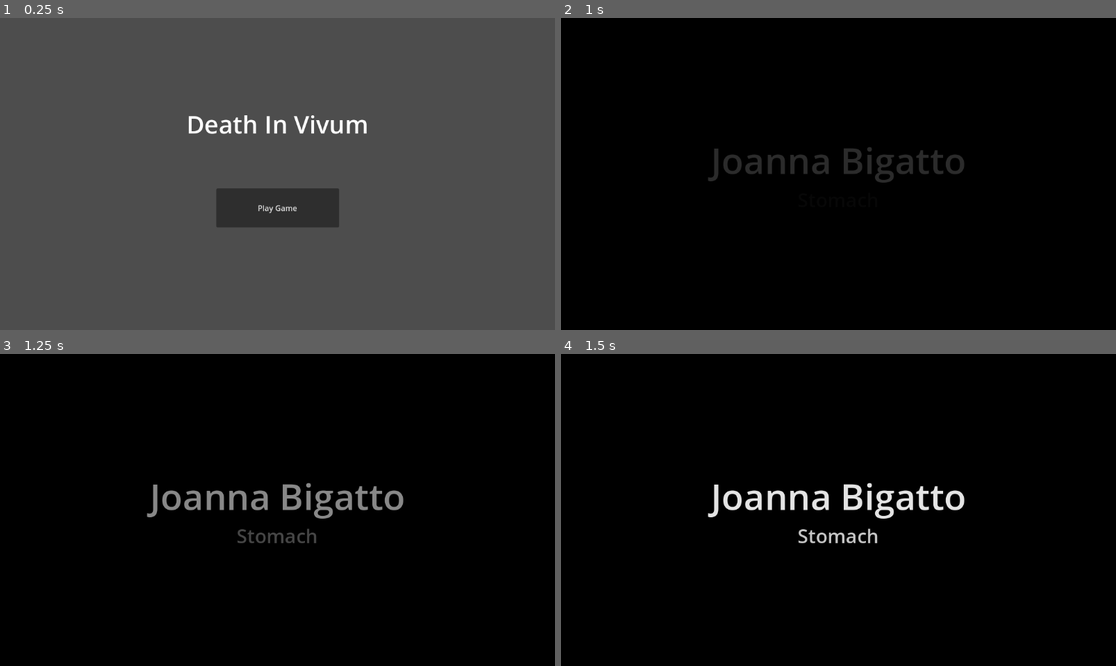
Above: before the commit, frames 1-4 (two rows, left to right).
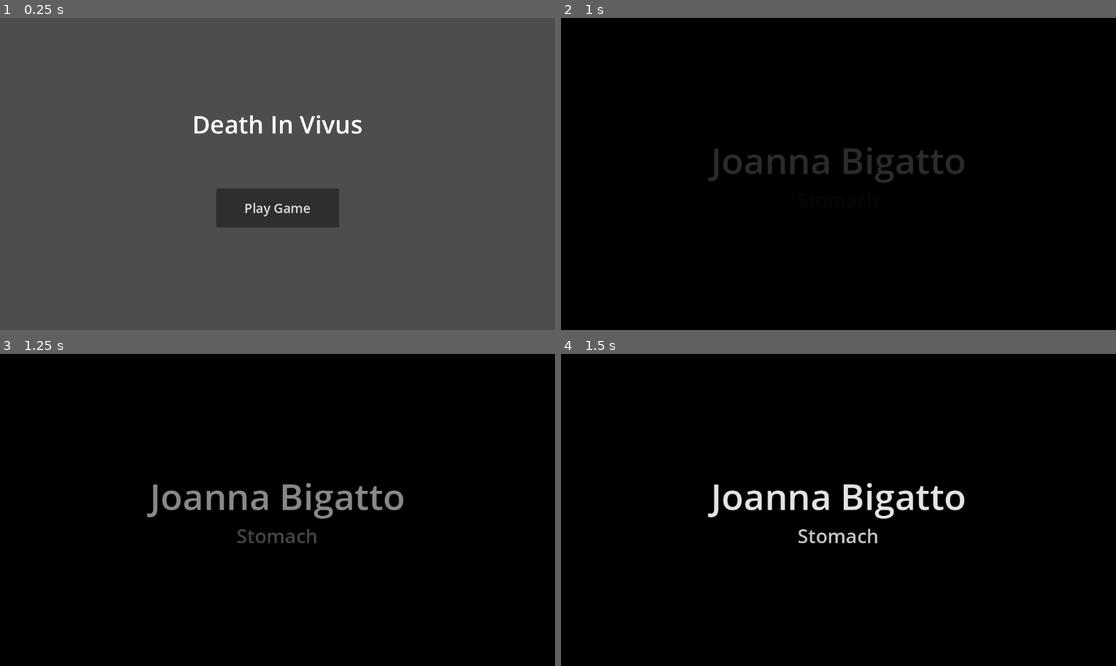
Above: after the commit, the same moments.

Repository: bgalerani94/godot-wild-jam-83
Game: Godot game, scene res://UI/Scenes/main_menu.tscn
Same seed, same stepped clock (60 frames per second), same inputs: the game is played once before the commit and once after it.
Inputs (mouse positions are in pixels of both pictures, inside the frame that each line leads up to):
- Up to frame 1 (0.25 s): no input
- Up to frame 2 (1 s): click "Play Game" at 0.5 s
- Up to frame 3 (1.25 s): no input
- Up to frame 4 (1.5 s): tap Enter (ui_accept) at 1.25 s; move the mouse to (960, 494) at 1.27 s; press the mouse at (960, 494) at 1.28 s; hold D (move_right) from 1.28 s (still down)

The runs differ from the first frame. In frame 1, 1.2% of the frame differs, in the area x 33-67%, y 31-64%; in frame 2, nothing differs; in frame 3, nothing differs; in frame 4, nothing differs.

Commit message:
Fixing game name

Diff:
--- /dev/null
+++ b/Player/Scripts/Player.tscn
@@ -0,0 +1,101 @@
+[gd_scene load_steps=15 format=3 uid="uid://clwgqpd7b53yb"]
+
+[ext_resource type="Script" uid="uid://c7iqd5w8axmdj" path="res://Player/Scripts/player_movement.gd" id="1_g2uht"]
+[ext_resource type="Script" path="res://Player/Scripts/player_shoot.gd" id="2_d5g4d"]
+[ext_resource type="PackedScene" uid="uid://bbdnb2eijfh6r" path="res://Bullets/Scenes/bullet.tscn" id="3_58ojk"]
+[ext_resource type="Texture2D" uid="uid://b1bxv1akcxcxj" path="res://Assets/BacteriaIdleSheet.png" id="4_vwjhv"]
+[ext_resource type="PackedScene" uid="uid://bg8ukn42id1uc" path="res://Scenes/organ_damage_component.tscn" id="5_n8krj"]
+[ext_resource type="Script" uid="uid://c1nqew2haiv7y" path="res://Player/Scripts/health_bar.gd" id="6_fg8py"]
+[ext_resource type="PackedScene" uid="uid://bh8wh1fg8pnw5" path="res://Scenes/enemy_spawner.tscn" id="7_ekahu"]
+[ext_resource type="AudioStream" uid="uid://b63368bmndoyt" path="res://Assets/Consume.ogg" id="8_du7fu"]
+[ext_resource type="AudioStream" uid="uid://dtig7hkt4bhql" path="res://Assets/Fire.ogg" id="9_lknnq"]
+[ext_resource type="AudioStream" uid="uid://c4ayjllk2kl7j" path="res://Assets/Player-death.ogg" id="10_mqa8k"]
+
+[sub_resource type="AtlasTexture" id="AtlasTexture_ejah4"]
+atlas = ExtResource("4_vwjhv")
+region = Rect2(0, 0, 32, 32)
+
+[sub_resource type="AtlasTexture" id="AtlasTexture_wyx6f"]
+atlas = ExtResource("4_vwjhv")
+region = Rect2(32, 0, 32, 32)
+
+[sub_resource type="SpriteFrames" id="SpriteFrames_n15od"]
+animations = [{
+"frames": [{
+"duration": 1.0,
+"texture": SubResource("AtlasTexture_ejah4")
+}, {
+"duration": 1.0,
+"texture": SubResource("AtlasTexture_wyx6f")
+}],
+"loop": true,
+"name": &"Idle",
+"speed": 4.0
+}]
+
+[sub_resource type="CapsuleShape2D" id="CapsuleShape2D_7jgbj"]
+radius = 24.0
+height = 84.0
+
+[node name="Player" type="CharacterBody2D" groups=["Player"]]
+collision_mask = 2
+script = ExtResource("1_g2uht")
+speed = 250.0
+
+[node name="Shoot" type="Marker2D" parent="."]
+position = Vector2(66, 0)
+script = ExtResource("2_d5g4d")
+bulletScn = ExtResource("3_58ojk")
+
+[node name="AnimatedSprite2D" type="AnimatedSprite2D" parent="."]
+texture_filter = 1
+rotation = 1.5708
+scale = Vector2(4.06682, 4.06682)
+sprite_frames = SubResource("SpriteFrames_n15od")
+animation = &"Idle"
+autoplay = "Idle"
+
+[node name="CollisionShape2D" type="CollisionShape2D" parent="."]
+position = Vector2(11, 1)
+rotation = 1.5708
+shape = SubResource("CapsuleShape2D_7jgbj")
+
+[node name="Camera2D" type="Camera2D" parent="."]
+process_callback = 0
+position_smoothing_enabled = true
+position_smoothing_speed = 3.0
+
+[node name="OrganDamageComponent" parent="." instance=ExtResource("5_n8krj")]
+damage_rate = 0.4
+
+[node name="HealthBarHolder" type="Node2D" parent="."]
+
+[node name="HealthBar" type="ProgressBar" parent="HealthBarHolder"]
+modulate = Color(0.3936, 0.96, 0.43136, 1)
+z_index = 15
+anchors_preset = 5
+anchor_left = 0.5
+anchor_right = 0.5
+offset_left = -79.0
+offset_top = -106.0
+offset_right = 101.0
+offset_bottom = -79.0
+grow_horizontal = 2
+value = 100.0
+show_percentage = false
+script = ExtResource("6_fg8py")
+metadata/_edit_use_anchors_ = true
+
+[node name="EnemySpawner" parent="." instance=ExtResource("7_ekahu")]
+
+[node name="ConsumeAudioPlayer" type="AudioStreamPlayer2D" parent="."]
+stream = ExtResource("8_du7fu")
+
+[node name="FireAudioPlayer" type="AudioStreamPlayer2D" parent="."]
+unique_name_in_owner = true
+stream = ExtResource("9_lknnq")
+
+[node name="DeathAudioPlayer" type="AudioStreamPlayer2D" parent="."]
+stream = ExtResource("10_mqa8k")
+
+[connection signal="player_died" from="HealthBarHolder/HealthBar" to="." method="_on_health_bar_player_died"]
--- a/UI/Scenes/main_menu.tscn
+++ b/UI/Scenes/main_menu.tscn
@@ -21,7 +21,7 @@
 offset_bottom = 259.0
 grow_horizontal = 2
 theme_override_font_sizes/font_size = 51
-text = "Death In Vivum"
+text = "Death In Vivus"
 horizontal_alignment = 1
 vertical_alignment = 1
 
@@ -38,6 +38,7 @@
 offset_bottom = 111.0
 grow_horizontal = 2
 grow_vertical = 2
+theme_override_font_sizes/font_size = 27
 text = "Play Game"
 
 [connection signal="pressed" from="StartButton" to="." method="on_start_pressed"]
